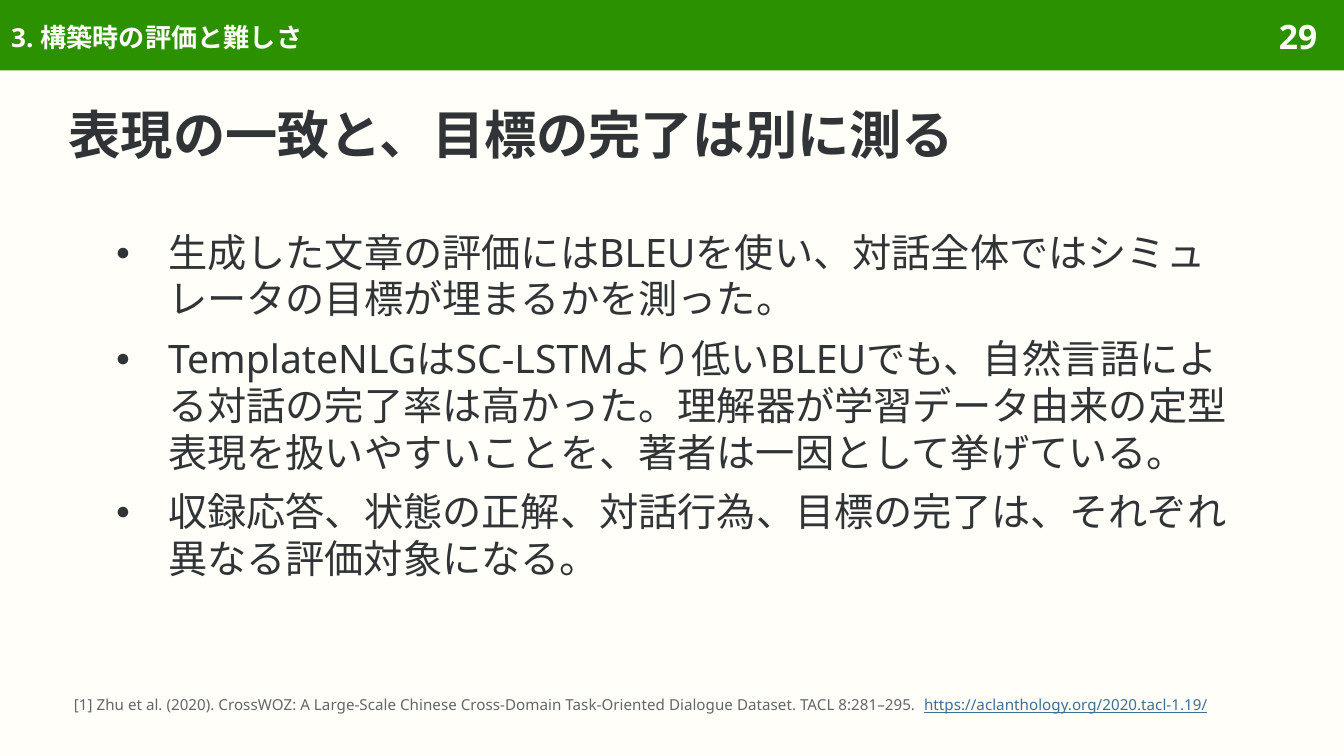
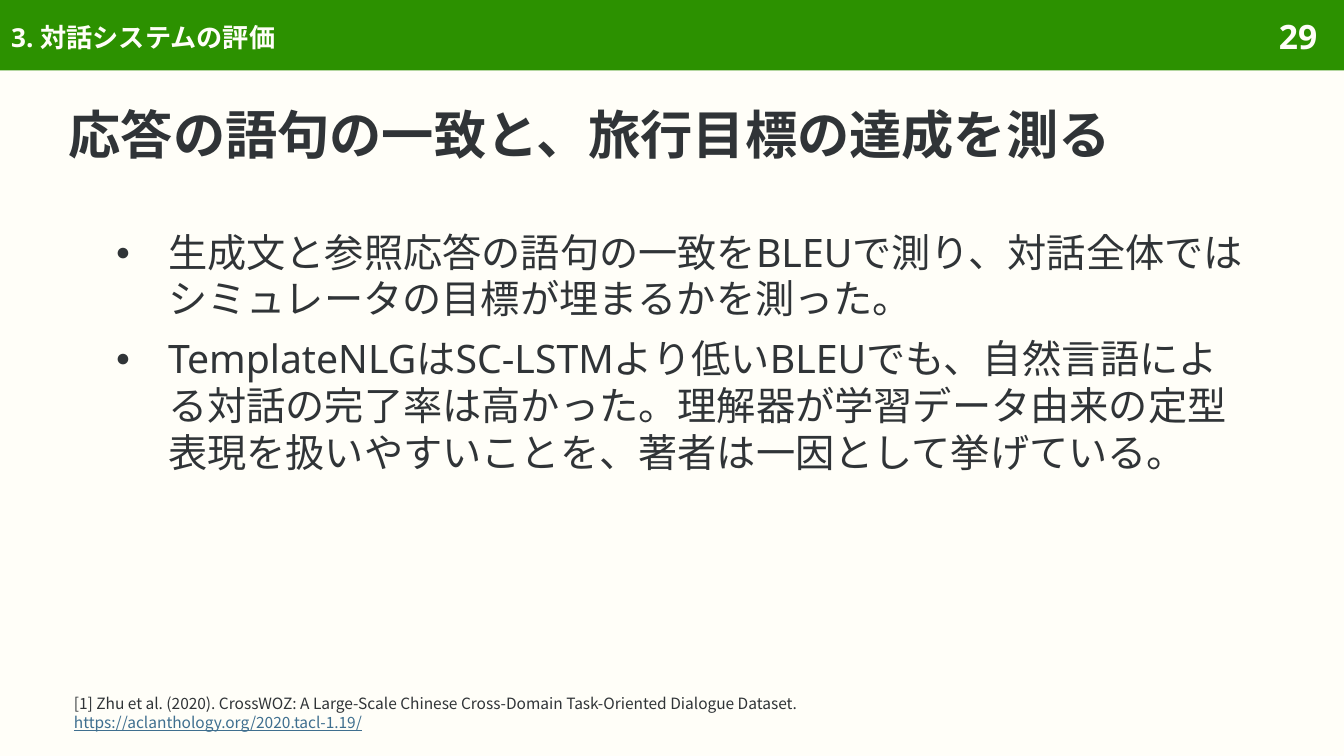
Before and after one commit to sasakiy84/datasets-in-10-minutes, a slide deck: slide 29 of slides/datasets-in-10-minutes-crosswoz.pptx. Drawn at 1344x756 pixels with LibreOffice and Linux fonts; fonts in the diff are those of the drawing. Boxes give left, top, right and bottom in pixels: in the first picture for what was removed or moved away, otherwise in the second. Text is boxed around its words. In the diff, an @@ line names an element or a change of style, - is before the commit and + after.

Commit message:
Revise CrossWOZ explanations around dialogue data and practical use

```diff
--- a/slides/datasets-in-10-minutes-crosswoz.pptx
+++ b/slides/datasets-in-10-minutes-crosswoz.pptx
@@ title at bbox=[11, 24, 275, 50]: text changed @@
-3. 構築時の評価と難しさ
+3. 対話システムの評価
@@ title at bbox=[69, 109, 1111, 159]: text changed @@
-表現の一致と、目標の完了は別に測る
+応答の語句の一致と、旅行目標の達成を測る
@@ text at bbox=[168, 233, 1243, 316]: text changed @@
-● 生成した文章の評価にはBLEUを使い、対話全体ではシミュレータの目標が埋まるかを測った。
+● 生成文と参照応答の語句の一致をBLEUで測り、対話全体ではシミュレータの目標が埋まるかを測った。
@@ text at bbox=[168, 492, 1226, 577]: paragraph removed @@
-● 収録応答、状態の正解、対話行為、目標の完了は、それぞれ異なる評価対象になる。
@@ text at bbox=[74, 696, 797, 732]: text changed; size 8.1 to 8.3 pt; font Noto Sans to Noto Sans CJK JP; text colour #626669 to #303437 @@
-[1] Zhu et al. (2020). CrossWOZ: A Large-Scale Chinese Cross-Domain Task-Oriented Dialogue Dataset. TACL 8:281–295. https://aclanthology.org/2020.tacl-1.19/
+[1] Zhu et al. (2020). CrossWOZ: A Large-Scale Chinese Cross-Domain Task-Oriented Dialogue Dataset.
+https://aclanthology.org/2020.tacl-1.19/
```
Also in this commit, not shown: 54 other slides changed, 3 slides removed, 35 other files.
